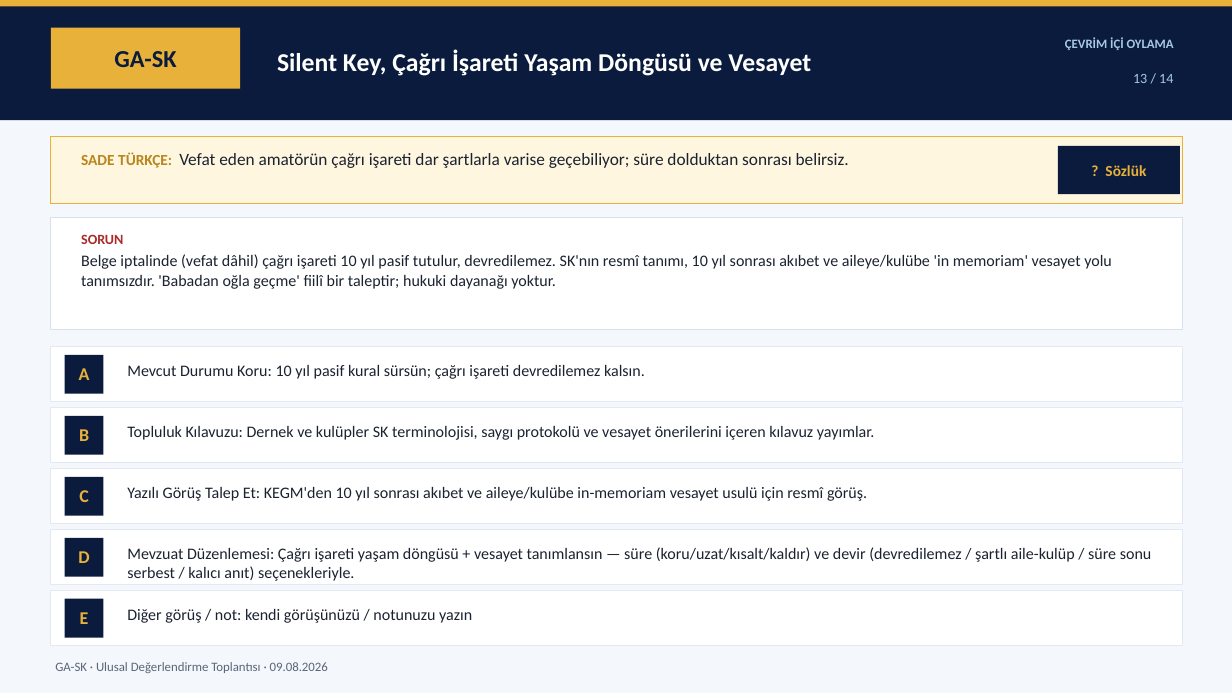
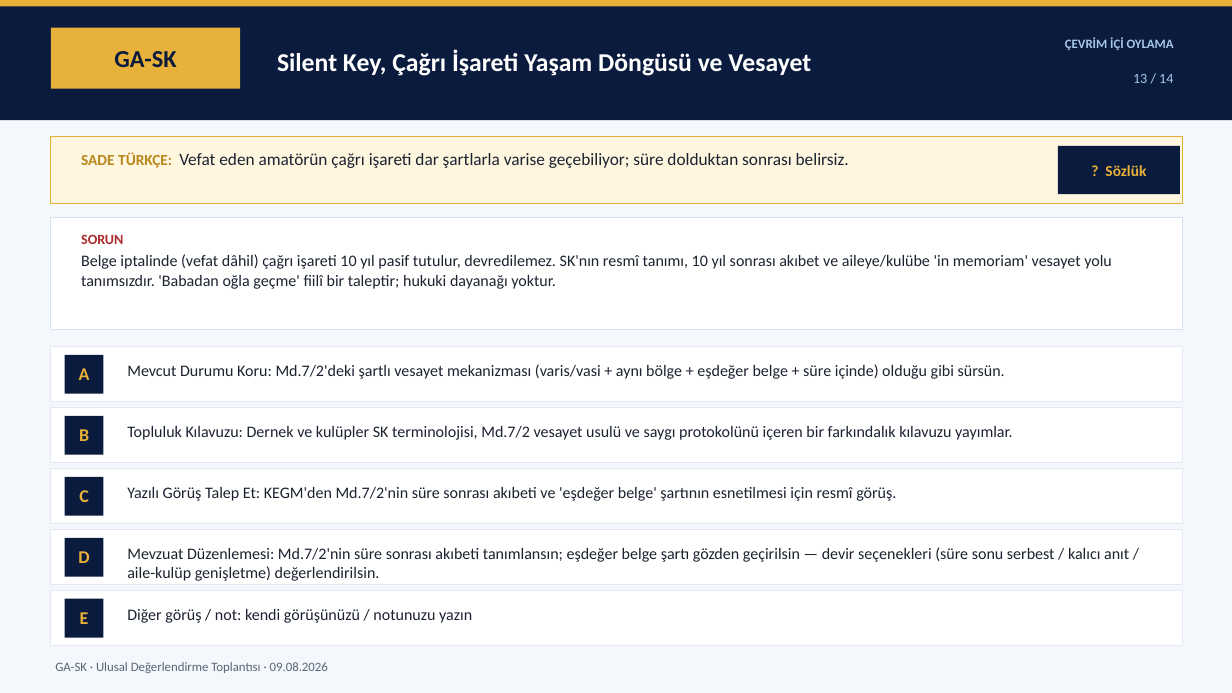
Before and after one commit to TA3HRJ/amator-telsiz-mevzuat, a slide deck: slide 30 of Amator_Telsizcilik_Uzlasi_Oy_Pusulasi_Sunum_v1.3.pptx. Drawn at 1232x693 pixels with LibreOffice and Linux fonts; fonts in the diff are those of the drawing. Boxes give left, top, right and bottom in pixels: in the first picture for what was removed or moved away, otherwise in the second. Text is boxed around its words. In the diff, an @@ line names an element or a change of style, - is before the commit and + after.

```diff
--- a/Amator_Telsizcilik_Uzlasi_Oy_Pusulasi_Sunum_v1.3.pptx
+++ b/Amator_Telsizcilik_Uzlasi_Oy_Pusulasi_Sunum_v1.3.pptx
@@ text at (x1=127, y1=364, x2=1005, y2=379): text changed @@
-Mevcut Durumu Koru: 10 yıl pasif kural sürsün; çağrı işareti devredilemez kalsın.
+Mevcut Durumu Koru: Md.7/2'deki şartlı vesayet mekanizması (varis/vasi + aynı bölge + eşdeğer belge + süre içinde) olduğu gibi sürsün.
@@ text at (x1=127, y1=426, x2=1012, y2=440): text changed @@
-Topluluk Kılavuzu: Dernek ve kulüpler SK terminolojisi, saygı protokolü ve vesayet önerilerini içeren kılavuz yayımlar.
+Topluluk Kılavuzu: Dernek ve kulüpler SK terminolojisi, Md.7/2 vesayet usulü ve saygı protokolünü içeren bir farkındalık kılavuzu yayımlar.
@@ text at (x1=127, y1=487, x2=896, y2=501): text changed @@
-Yazılı Görüş Talep Et: KEGM'den 10 yıl sonrası akıbet ve aileye/kulübe in-memoriam vesayet usulü için resmî görüş.
+Yazılı Görüş Talep Et: KEGM'den Md.7/2'nin süre sonrası akıbeti ve 'eşdeğer belge' şartının esnetilmesi için resmî görüş.
@@ text at (x1=127, y1=547, x2=1129, y2=581): text changed @@
-Mevzuat Düzenlemesi: Çağrı işareti yaşam döngüsü + vesayet tanımlansın — süre (koru/uzat/kısalt/kaldır) ve devir (devredilemez / şartlı aile-kulüp / süre sonu serbest / kalıcı anıt) seçenekleriyle.
+Mevzuat Düzenlemesi: Md.7/2'nin süre sonrası akıbeti tanımlansın; eşdeğer belge şartı gözden geçirilsin — devir seçenekleri (süre sonu serbest / kalıcı anıt / aile-kulüp genişletme) değerlendirilsin.
```
Also in this commit, not shown: 1 other slide changed, 2 other files.
